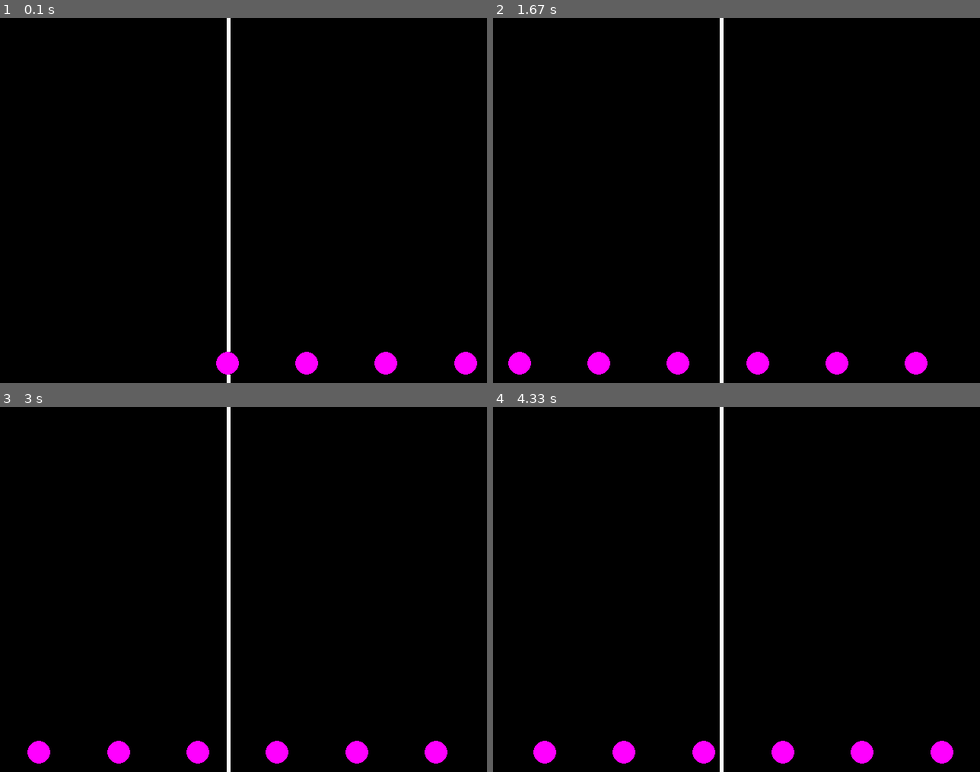
Above: before the commit, frames 1-4 (two rows, left to right).
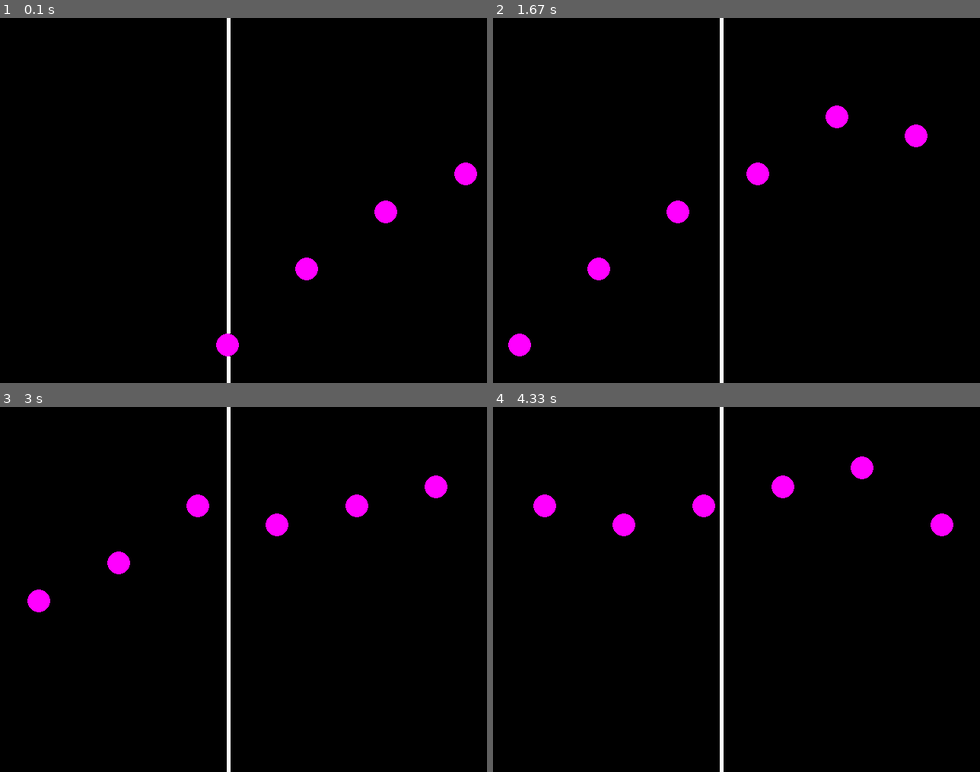
Above: after the commit, the same moments.

Repository: BasselR/MIDI-Visualizer
Game: pygame game, started from drawing.py
Same seed, same stepped clock (60 frames per second), same inputs: the game is played once before the commit and once after it.
Inputs:
- Up to frame 1 (0.1 s): no input
- Up to frame 2 (1.67 s): tap E at 0.33, 0.67, 1.07, 1.37 s
- Up to frame 3 (3 s): tap E at 1.9, 2.4 s
- Up to frame 4 (4.33 s): no input

The runs differ from the first frame. In frame 1, 1.7% of the frame differs, in the area x 44-98%, y 39-98%; in frame 2, 2.6%; in frame 3, 2.7%, in the area x 5-92%, y 18-98%; in frame 4, 2.7%.

Commit message:
Fixed bug with pitch-based height variance

Diff:
--- a/drawing.py
+++ b/drawing.py
@@ -65,8 +65,8 @@
 
 for note in globalVars.noteList:
     #Ball's x position = starting time * 200 pixels
-    balls.append(Ball((note["time"] * 200) + 300, 440 - ((maxMidi - note["midi"]) / diff)))
-    print(note["midi"], 440 - ((maxMidi - note["midi"]) / diff))
+    balls.append(Ball((note["time"] * 200) + 300, 40 + ((maxMidi - note["midi"]) / diff) * 400))
+    print(note["midi"], 440 + ((maxMidi - note["midi"]) / diff))
     #print(diff)
 
 pygame.mixer.music.play()
